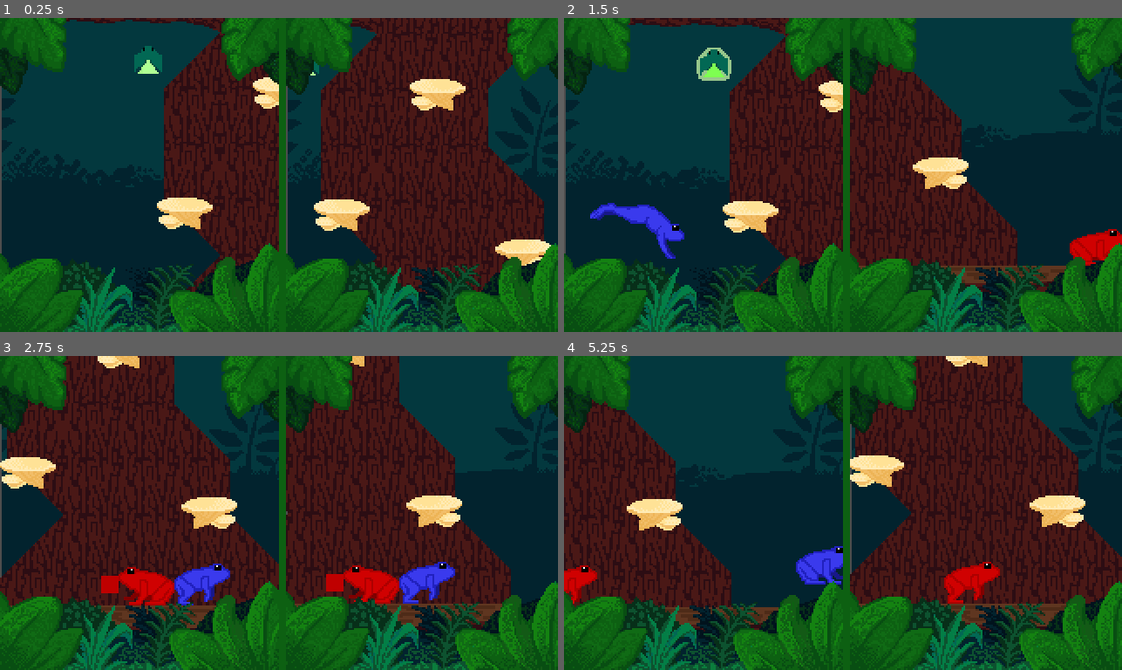
Above: before the commit, frames 1-4 (two rows, left to right).
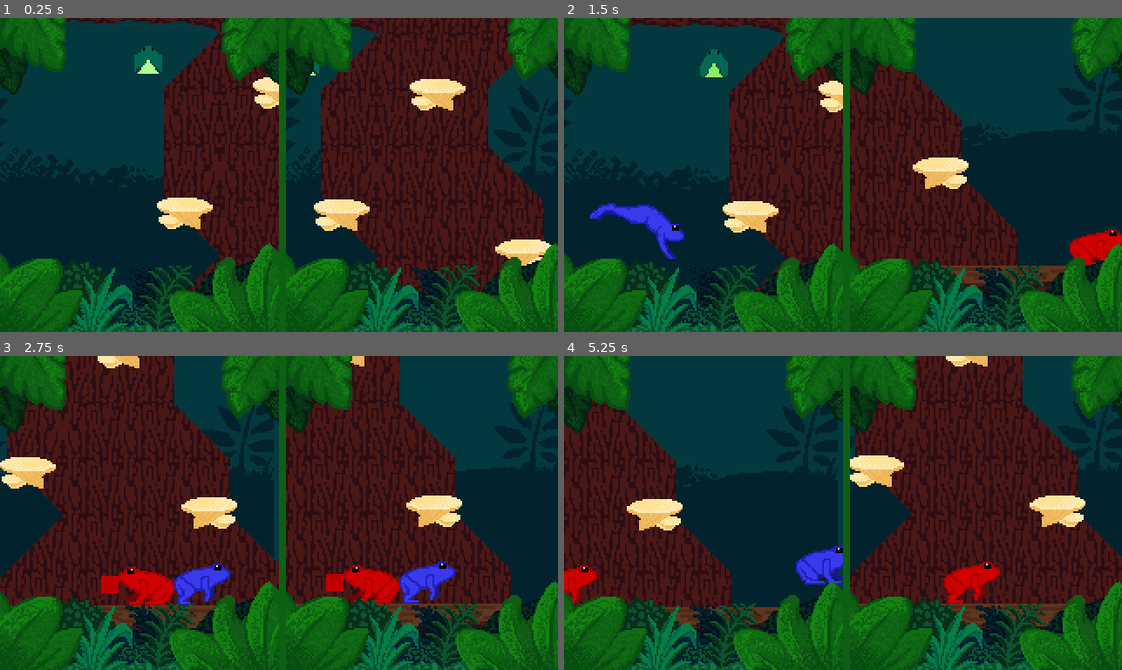
Above: after the commit, the same moments.

Repository: shrubino/CSP_LocalMult
Game: Godot game, scene res://Scenes/main.tscn
Two runs of this game, one before a commit and one after it. Both use one fixed random seed, a clock stepped at 60 frames per second and the inputs below.
Inputs:
- Up to frame 1 (0.25 s): no input
- Up to frame 2 (1.5 s): hold A (A) 0.53-1.28 s; hold Right (Right) from 0.53 s (still down); tap Up (Up) at 0.77 s; tap C (C) at 0.8, 1.35 s
- Up to frame 3 (2.75 s): tap Up (Up) at 1.52 s; tap D (D) at 1.55 s; release Right (Right) at 2.03 s; hold Left (Left) from 2.03 s (still down); hold D (D) from 2.03 s (still down); tap M (M) at 2.3 s
- Up to frame 4 (5.25 s): release Left (Left) at 2.78 s; release D (D) at 2.78 s; hold Right (Right) 2.78-4.28 s; tap M (M) at 2.85 s; tap Up (Up) at 3.02, 3.77, 4.52 s; tap N (N) at 3.05, 3.6 s; hold S (S) 3.53-4.28 s; hold Left (Left) 4.28-5.03 s; tap S (S) at 4.35 s; tap V (V) at 4.55 s; hold Right (Right) from 5.03 s (still down); hold V (V) from 5.03 s (still down)

The runs differ from the first frame. In frame 1, 0.3% of the frame differs, in the area x 0-52%, y 21-75%; in frame 2, 0.4%, in the area x 0-30%, y 9-75%; in frame 3, 0.2%; in frame 4, 0.1%.

Commit message:
ITEMUPDATE

Diff:
--- a/local-multiplayer-game/Scenes/Level1.tscn
+++ b/local-multiplayer-game/Scenes/Level1.tscn
@@ -15,6 +15,7 @@
 [ext_resource type="Texture2D" uid="uid://b3d8mwqwwqlqe" path="res://Resources/Tiles/IMG_1382.PNG" id="9_yji5v"]
 [ext_resource type="PackedScene" uid="uid://btwwcxhsmo6km" path="res://Scenes/dragon_fly.tscn" id="11_2h8qs"]
 [ext_resource type="PackedScene" uid="uid://cwls1y4eehxsq" path="res://Scenes/end.tscn" id="13_6jj8j"]
+[ext_resource type="PackedScene" uid="uid://dh6bypi4n4ll3" path="res://item2.tscn" id="13_q1ws5"]
 [ext_resource type="Texture2D" uid="uid://dft7xg2cni7a5" path="res://Resources/Tiles/STARTLEDGE (1).png" id="14_jgorv"]
 [ext_resource type="PackedScene" uid="uid://c7n545fkqnejb" path="res://leaf_platform.tscn" id="15_0wsr5"]
 [ext_resource type="PackedScene" uid="uid://b280w46dp8xsh" path="res://long_mushroom.tscn" id="16_ulvkb"]
@@ -200,26 +201,37 @@
 
 [node name="Items" type="Node" parent="."]
 
+[node name="SupeerJump_5" parent="Items" instance=ExtResource("4_jghel")]
+position = Vector2(325, -1198)
+jumpMultiplier = 1.25
+
 [node name="SupeerJump_4" parent="Items" instance=ExtResource("4_jghel")]
 position = Vector2(89, -675)
+jumpMultiplier = 1.25
 
 [node name="SupeerJump_3" parent="Items" instance=ExtResource("4_jghel")]
 position = Vector2(87, 16)
-
-[node name="SupeerJump_1" parent="Items" instance=ExtResource("4_jghel")]
-position = Vector2(275, -128)
+jumpMultiplier = 1.25
 
 [node name="SupeerJump_2" parent="Items" instance=ExtResource("4_jghel")]
 position = Vector2(302, -542)
-jumpMultiplier = 1.0
-
-[node name="DoubleJump_1" parent="Items" instance=ExtResource("4_jghel")]
-position = Vector2(47, -352)
-itemType = 1
-
-[node name="DoubleJump_2" parent="Items" instance=ExtResource("4_jghel")]
-position = Vector2(49, -990)
-itemType = 1
+jumpMultiplier = 1.25
+
+[node name="Item2" parent="Items" instance=ExtResource("13_q1ws5")]
+position = Vector2(69, -304)
+jumpMultiplier = 1.25
+
+[node name="Item4" parent="Items" instance=ExtResource("13_q1ws5")]
+position = Vector2(23, -1324)
+jumpMultiplier = 1.25
+
+[node name="Item5" parent="Items" instance=ExtResource("13_q1ws5")]
+position = Vector2(334, -1883)
+jumpMultiplier = 1.25
+
+[node name="Item3" parent="Items" instance=ExtResource("13_q1ws5")]
+position = Vector2(156, -948)
+jumpMultiplier = 1.25
 
 [node name="CanvasLayer" type="CanvasLayer" parent="."]
 
@@ -386,6 +398,12 @@
 [node name="Sprite2D" parent="Plaforms/leaf platform6" index="0"]
 flip_h = true
 
+[node name="leaf platform18" parent="Plaforms" instance=ExtResource("15_0wsr5")]
+position = Vector2(142, -1871)
+
+[node name="Sprite2D" parent="Plaforms/leaf platform18" index="0"]
+flip_h = true
+
 [node name="leaf platform15" parent="Plaforms" instance=ExtResource("15_0wsr5")]
 position = Vector2(77, -1614)
 
@@ -529,6 +547,9 @@
 [node name="Mushroom5" parent="Plaforms" instance=ExtResource("8_6ll4n")]
 position = Vector2(163, 33)
 
+[node name="LongMushroom11" parent="Plaforms" instance=ExtResource("16_ulvkb")]
+position = Vector2(200, -1964)
+
 [node name="LongMushroom9" parent="Plaforms" instance=ExtResource("16_ulvkb")]
 position = Vector2(149, -1668)
 
@@ -557,6 +578,7 @@
 position = Vector2(183, -63)
 
 [editable path="Plaforms/leaf platform6"]
+[editable path="Plaforms/leaf platform18"]
 [editable path="Plaforms/leaf platform15"]
 [editable path="Plaforms/leaf platform13"]
 [editable path="Plaforms/leaf platform16"]
--- a/local-multiplayer-game/Scenes/Player1.tscn
+++ b/local-multiplayer-game/Scenes/Player1.tscn
@@ -558,7 +558,7 @@
 }],
 "loop": true,
 "name": &"groundtongue",
-"speed": 9.0
+"speed": 10.0
 }, {
 "frames": [{
 "duration": 1.0,
@@ -686,8 +686,7 @@
 
 [node name="Sprite2D" type="AnimatedSprite2D" parent="." groups=["Player"]]
 sprite_frames = SubResource("SpriteFrames_2ale3")
-animation = &"groundtongue"
+animation = &"groundstun"
 autoplay = "idle"
-frame_progress = 0.6120037
 
 [connection signal="body_entered" from="Tongue" to="." method="_on_tongue_body_entered"]
--- a/local-multiplayer-game/Scenes/Player2.tscn
+++ b/local-multiplayer-game/Scenes/Player2.tscn
@@ -206,14 +206,6 @@
 atlas = ExtResource("5_nfgwa")
 region = Rect2(704, 0, 64, 64)
 
-[sub_resource type="AtlasTexture" id="AtlasTexture_xsfds"]
-atlas = ExtResource("7_oixfn")
-region = Rect2(0, 0, 64, 64)
-
-[sub_resource type="AtlasTexture" id="AtlasTexture_ig0ik"]
-atlas = ExtResource("7_oixfn")
-region = Rect2(64, 0, 64, 64)
-
 [sub_resource type="AtlasTexture" id="AtlasTexture_gypnr"]
 atlas = ExtResource("7_oixfn")
 region = Rect2(128, 0, 64, 64)
@@ -512,12 +504,6 @@
 }, {
 "frames": [{
 "duration": 1.0,
-"texture": SubResource("AtlasTexture_xsfds")
-}, {
-"duration": 1.0,
-"texture": SubResource("AtlasTexture_ig0ik")
-}, {
-"duration": 1.0,
 "texture": SubResource("AtlasTexture_gypnr")
 }, {
 "duration": 1.0,
@@ -528,10 +514,61 @@
 }, {
 "duration": 1.0,
 "texture": SubResource("AtlasTexture_i2ghf")
+}, {
+"duration": 1.0,
+"texture": SubResource("AtlasTexture_nbo62")
+}, {
+"duration": 1.0,
+"texture": SubResource("AtlasTexture_i2ghf")
+}, {
+"duration": 1.0,
+"texture": SubResource("AtlasTexture_nbo62")
+}, {
+"duration": 1.0,
+"texture": SubResource("AtlasTexture_i2ghf")
+}, {
+"duration": 1.0,
+"texture": SubResource("AtlasTexture_nbo62")
+}, {
+"duration": 1.0,
+"texture": SubResource("AtlasTexture_i2ghf")
+}, {
+"duration": 1.0,
+"texture": SubResource("AtlasTexture_nbo62")
+}, {
+"duration": 1.0,
+"texture": SubResource("AtlasTexture_i2ghf")
+}, {
+"duration": 1.0,
+"texture": SubResource("AtlasTexture_nbo62")
+}, {
+"duration": 1.0,
+"texture": SubResource("AtlasTexture_i2ghf")
+}, {
+"duration": 1.0,
+"texture": SubResource("AtlasTexture_nbo62")
+}, {
+"duration": 1.0,
+"texture": SubResource("AtlasTexture_i2ghf")
+}, {
+"duration": 1.0,
+"texture": SubResource("AtlasTexture_nbo62")
+}, {
+"duration": 1.0,
+"texture": SubResource("AtlasTexture_i2ghf")
+}, {
+"duration": 1.0,
+"texture": SubResource("AtlasTexture_i2ghf")
+}, {
+"duration": 1.0,
+"texture": SubResource("AtlasTexture_gypnr")
+}, {
+"duration": 1.0,
+"texture": SubResource("AtlasTexture_gypnr")
 }],
 "loop": true,
 "name": &"groundstun",
-"speed": 9.0
+"speed": 10.0
 }, {
 "frames": [{
 "duration": 1.0,
@@ -648,6 +685,11 @@
 run = true
 jump = true
 idle = true
+falling = true
+groundstun = true
+airstun = true
+groundtongue = true
+airtongue = true
 tongue = NodePath("Tongue")
 
 [node name="CollisionShape2D" type="CollisionShape2D" parent="."]
@@ -683,8 +725,7 @@
 
 [node name="Sprite2D" type="AnimatedSprite2D" parent="." groups=["Player"]]
 sprite_frames = SubResource("SpriteFrames_eus2p")
-animation = &"groundtongue"
+animation = &"groundstun"
 autoplay = "idle"
-frame_progress = 0.883212
 
 [connection signal="body_entered" from="Tongue" to="." method="_on_tongue_body_entered"]
--- a/local-multiplayer-game/Scenes/item.tscn
+++ b/local-multiplayer-game/Scenes/item.tscn
@@ -50,7 +50,7 @@
 [node name="AnimatedSprite2D" type="AnimatedSprite2D" parent="."]
 sprite_frames = SubResource("SpriteFrames_tnst4")
 autoplay = "default"
-frame_progress = 0.4207468
+frame_progress = 0.56921154
 
 [node name="CollisionShape2D" type="CollisionShape2D" parent="."]
 position = Vector2(0, 1)
--- a/local-multiplayer-game/Scenes/main.tscn
+++ b/local-multiplayer-game/Scenes/main.tscn
@@ -40,16 +40,17 @@
 follow_viewport_enabled = true
 
 [node name="ParallaxLayer" type="Parallax2D" parent="HBoxContainer/LeftViewportContainer/LeftSubViewport/ParallaxCLayer"]
-scroll_scale = Vector2(0, 1)
+scroll_scale = Vector2(0, 0.5)
 repeat_size = Vector2(0, 918)
 repeat_times = 5
 
 [node name="Sprite2D" type="Sprite2D" parent="HBoxContainer/LeftViewportContainer/LeftSubViewport/ParallaxCLayer/ParallaxLayer"]
-position = Vector2(81, -260)
+position = Vector2(81, -246)
 texture = ExtResource("2_jjvhh")
 
 [node name="ParallaxLayer2" type="Parallax2D" parent="HBoxContainer/LeftViewportContainer/LeftSubViewport/ParallaxCLayer"]
 scroll_scale = Vector2(0, 0.15)
+scroll_offset = Vector2(-1, -11)
 
 [node name="Sprite2D" type="Sprite2D" parent="HBoxContainer/LeftViewportContainer/LeftSubViewport/ParallaxCLayer/ParallaxLayer2"]
 position = Vector2(81, -260)
@@ -57,6 +58,7 @@
 
 [node name="ParallaxLayer3" type="Parallax2D" parent="HBoxContainer/LeftViewportContainer/LeftSubViewport/ParallaxCLayer"]
 scroll_scale = Vector2(0, 0.2)
+scroll_offset = Vector2(-1, -17)
 
 [node name="Sprite2D" type="Sprite2D" parent="HBoxContainer/LeftViewportContainer/LeftSubViewport/ParallaxCLayer/ParallaxLayer3"]
 position = Vector2(81, -260)
@@ -64,6 +66,7 @@
 
 [node name="ParallaxLayer4" type="Parallax2D" parent="HBoxContainer/LeftViewportContainer/LeftSubViewport/ParallaxCLayer"]
 scroll_scale = Vector2(0, 0.35)
+scroll_offset = Vector2(-1, -28)
 
 [node name="Sprite2D" type="Sprite2D" parent="HBoxContainer/LeftViewportContainer/LeftSubViewport/ParallaxCLayer/ParallaxLayer4"]
 position = Vector2(81, -238)
@@ -71,6 +74,7 @@
 
 [node name="ParallaxLayer5" type="Parallax2D" parent="HBoxContainer/LeftViewportContainer/LeftSubViewport/ParallaxCLayer"]
 scroll_scale = Vector2(0, 0.4)
+scroll_offset = Vector2(-1, 0)
 
 [node name="Sprite2D" type="Sprite2D" parent="HBoxContainer/LeftViewportContainer/LeftSubViewport/ParallaxCLayer/ParallaxLayer5"]
 position = Vector2(81, -260)
@@ -78,6 +82,7 @@
 
 [node name="ParallaxLayer6" type="Parallax2D" parent="HBoxContainer/LeftViewportContainer/LeftSubViewport/ParallaxCLayer"]
 scroll_scale = Vector2(0, 0.5)
+scroll_offset = Vector2(-4, 0)
 
 [node name="Sprite2D" type="Sprite2D" parent="HBoxContainer/LeftViewportContainer/LeftSubViewport/ParallaxCLayer/ParallaxLayer6"]
 position = Vector2(81, -227)
@@ -169,67 +174,13 @@
 size = Vector2i(160, 180)
 render_target_update_mode = 4
 
-[node name="BG_Sky1" type="Sprite2D" parent="HBoxContainer/RightViewportContainer/RightSubViewport"]
-visible = false
-position = Vector2(239, -279)
-texture = ExtResource("2_jjvhh")
-
-[node name="BG_Sky2" type="Sprite2D" parent="HBoxContainer/RightViewportContainer/RightSubViewport"]
-visible = false
-position = Vector2(239, -709)
-texture = ExtResource("2_jjvhh")
-
-[node name="BG_Sky3" type="Sprite2D" parent="HBoxContainer/RightViewportContainer/RightSubViewport"]
-visible = false
-position = Vector2(239, -1086)
-texture = ExtResource("2_jjvhh")
-
-[node name="BG_Sky4" type="Sprite2D" parent="HBoxContainer/RightViewportContainer/RightSubViewport"]
-visible = false
-position = Vector2(239, -1554)
-texture = ExtResource("2_jjvhh")
-
-[node name="BG_Sky5" type="Sprite2D" parent="HBoxContainer/RightViewportContainer/RightSubViewport"]
-visible = false
-position = Vector2(239, -2067)
-texture = ExtResource("2_jjvhh")
-
-[node name="BG_Sky6" type="Sprite2D" parent="HBoxContainer/RightViewportContainer/RightSubViewport"]
-visible = false
-position = Vector2(239, -2509)
-texture = ExtResource("2_jjvhh")
-
-[node name="BG_1" type="Sprite2D" parent="HBoxContainer/RightViewportContainer/RightSubViewport"]
-visible = false
-position = Vector2(239, -279)
-texture = ExtResource("3_ynf5e")
-
-[node name="BG_2" type="Sprite2D" parent="HBoxContainer/RightViewportContainer/RightSubViewport"]
-visible = false
-position = Vector2(239, -279)
-texture = ExtResource("4_hptm8")
-
-[node name="BG_3" type="Sprite2D" parent="HBoxContainer/RightViewportContainer/RightSubViewport"]
-visible = false
-position = Vector2(239, -279)
-texture = ExtResource("5_d1ilt")
-
-[node name="BG_4" type="Sprite2D" parent="HBoxContainer/RightViewportContainer/RightSubViewport"]
-visible = false
-position = Vector2(239, -279)
-texture = ExtResource("6_6iyac")
-
-[node name="BG_5" type="Sprite2D" parent="HBoxContainer/RightViewportContainer/RightSubViewport"]
-visible = false
-position = Vector2(239, -279)
-texture = ExtResource("7_fdnlq")
-
 [node name="ParallaxCLayer" type="CanvasLayer" parent="HBoxContainer/RightViewportContainer/RightSubViewport"]
 layer = -1
 follow_viewport_enabled = true
 
 [node name="ParallaxLayer" type="Parallax2D" parent="HBoxContainer/RightViewportContainer/RightSubViewport/ParallaxCLayer"]
 scroll_scale = Vector2(0, 1)
+scroll_offset = Vector2(-1, 0)
 repeat_size = Vector2(0, 918)
 repeat_times = 5
 follow_viewport = false
@@ -240,6 +191,7 @@
 
 [node name="ParallaxLayer2" type="Parallax2D" parent="HBoxContainer/RightViewportContainer/RightSubViewport/ParallaxCLayer"]
 scroll_scale = Vector2(0, 0.15)
+scroll_offset = Vector2(-1, 0)
 follow_viewport = false
 
 [node name="Sprite2D" type="Sprite2D" parent="HBoxContainer/RightViewportContainer/RightSubViewport/ParallaxCLayer/ParallaxLayer2"]
@@ -248,6 +200,7 @@
 
 [node name="ParallaxLayer3" type="Parallax2D" parent="HBoxContainer/RightViewportContainer/RightSubViewport/ParallaxCLayer"]
 scroll_scale = Vector2(0, 0.2)
+scroll_offset = Vector2(-1, 0)
 follow_viewport = false
 
 [node name="Sprite2D" type="Sprite2D" parent="HBoxContainer/RightViewportContainer/RightSubViewport/ParallaxCLayer/ParallaxLayer3"]
@@ -255,7 +208,9 @@
 texture = ExtResource("4_hptm8")
 
 [node name="ParallaxLayer4" type="Parallax2D" parent="HBoxContainer/RightViewportContainer/RightSubViewport/ParallaxCLayer"]
+visible = false
 scroll_scale = Vector2(0, 0.35)
+scroll_offset = Vector2(-1, 0)
 follow_viewport = false
 
 [node name="Sprite2D" type="Sprite2D" parent="HBoxContainer/RightViewportContainer/RightSubViewport/ParallaxCLayer/ParallaxLayer4"]
@@ -264,6 +219,7 @@
 
 [node name="ParallaxLayer5" type="Parallax2D" parent="HBoxContainer/RightViewportContainer/RightSubViewport/ParallaxCLayer"]
 scroll_scale = Vector2(0, 0.4)
+scroll_offset = Vector2(-2, 0)
 follow_viewport = false
 
 [node name="Sprite2D" type="Sprite2D" parent="HBoxContainer/RightViewportContainer/RightSubViewport/ParallaxCLayer/ParallaxLayer5"]
@@ -272,10 +228,66 @@
 
 [node name="ParallaxLayer6" type="Parallax2D" parent="HBoxContainer/RightViewportContainer/RightSubViewport/ParallaxCLayer"]
 scroll_scale = Vector2(0, 0.5)
+scroll_offset = Vector2(-1, -1)
 follow_viewport = false
 
 [node name="Sprite2D" type="Sprite2D" parent="HBoxContainer/RightViewportContainer/RightSubViewport/ParallaxCLayer/ParallaxLayer6"]
 position = Vector2(81, -227)
+texture = ExtResource("7_fdnlq")
+
+[node name="BG_Sky1" type="Sprite2D" parent="HBoxContainer/RightViewportContainer/RightSubViewport"]
+visible = false
+position = Vector2(239, -279)
+texture = ExtResource("2_jjvhh")
+
+[node name="BG_Sky2" type="Sprite2D" parent="HBoxContainer/RightViewportContainer/RightSubViewport"]
+visible = false
+position = Vector2(239, -709)
+texture = ExtResource("2_jjvhh")
+
+[node name="BG_Sky3" type="Sprite2D" parent="HBoxContainer/RightViewportContainer/RightSubViewport"]
+visible = false
+position = Vector2(239, -1086)
+texture = ExtResource("2_jjvhh")
+
+[node name="BG_Sky4" type="Sprite2D" parent="HBoxContainer/RightViewportContainer/RightSubViewport"]
+visible = false
+position = Vector2(239, -1554)
+texture = ExtResource("2_jjvhh")
+
+[node name="BG_Sky5" type="Sprite2D" parent="HBoxContainer/RightViewportContainer/RightSubViewport"]
+visible = false
+position = Vector2(239, -2067)
+texture = ExtResource("2_jjvhh")
+
+[node name="BG_Sky6" type="Sprite2D" parent="HBoxContainer/RightViewportContainer/RightSubViewport"]
+visible = false
+position = Vector2(239, -2509)
+texture = ExtResource("2_jjvhh")
+
+[node name="BG_1" type="Sprite2D" parent="HBoxContainer/RightViewportContainer/RightSubViewport"]
+visible = false
+position = Vector2(239, -279)
+texture = ExtResource("3_ynf5e")
+
+[node name="BG_2" type="Sprite2D" parent="HBoxContainer/RightViewportContainer/RightSubViewport"]
+visible = false
+position = Vector2(239, -279)
+texture = ExtResource("4_hptm8")
+
+[node name="BG_3" type="Sprite2D" parent="HBoxContainer/RightViewportContainer/RightSubViewport"]
+visible = false
+position = Vector2(239, -279)
+texture = ExtResource("5_d1ilt")
+
+[node name="BG_4" type="Sprite2D" parent="HBoxContainer/RightViewportContainer/RightSubViewport"]
+visible = false
+position = Vector2(239, -279)
+texture = ExtResource("6_6iyac")
+
+[node name="BG_5" type="Sprite2D" parent="HBoxContainer/RightViewportContainer/RightSubViewport"]
+visible = false
+position = Vector2(239, -279)
 texture = ExtResource("7_fdnlq")
 
 [node name="RightCamera2D" type="Camera2D" parent="HBoxContainer/RightViewportContainer/RightSubViewport"]
@@ -300,6 +312,7 @@
 
 [editable path="HBoxContainer/LeftViewportContainer/LeftSubViewport/Level1"]
 [editable path="HBoxContainer/LeftViewportContainer/LeftSubViewport/Level1/Plaforms/leaf platform6"]
+[editable path="HBoxContainer/LeftViewportContainer/LeftSubViewport/Level1/Plaforms/leaf platform18"]
 [editable path="HBoxContainer/LeftViewportContainer/LeftSubViewport/Level1/Plaforms/leaf platform15"]
 [editable path="HBoxContainer/LeftViewportContainer/LeftSubViewport/Level1/Plaforms/leaf platform13"]
 [editable path="HBoxContainer/LeftViewportContainer/LeftSubViewport/Level1/Plaforms/leaf platform16"]
--- a/local-multiplayer-game/Scripts/player_1.gd
+++ b/local-multiplayer-game/Scripts/player_1.gd
@@ -121,7 +121,7 @@
 
 
 @onready var isStunned := false
-
+@onready var timer := 1.4
 #Variables determined by the developer set ones.
 var appliedGravity: float
 var appliedTerminalVelocity: float
--- a/local-multiplayer-game/Scripts/player_2.gd
+++ b/local-multiplayer-game/Scripts/player_2.gd
@@ -232,7 +232,7 @@
 		if abs(velocity.x) > 0.1 and is_on_floor() and !is_on_wall():
 			anim.speed_scale = abs(velocity.x / 150)
 			anim.play("run")
-		elif abs(velocity.x) < 0.1 and is_on_floor():
+		elif abs(velocity.x) < 0.1 and is_on_floor() and !isStunned:
 			anim.speed_scale = 1
 			anim.play("idle")
 
--- /dev/null
+++ b/local-multiplayer-game/item2.tscn
@@ -0,0 +1,45 @@
+[gd_scene load_steps=7 format=3 uid="uid://dh6bypi4n4ll3"]
+
+[ext_resource type="Script" path="res://Scripts/item.gd" id="1_nqjtf"]
+[ext_resource type="Texture2D" uid="uid://da8xto4haqg5r" path="res://Resources/Tiles/IMG_1386.PNG" id="2_7a5y5"]
+
+[sub_resource type="AtlasTexture" id="AtlasTexture_nqjtf"]
+atlas = ExtResource("2_7a5y5")
+region = Rect2(0, 0, 20, 20)
+
+[sub_resource type="AtlasTexture" id="AtlasTexture_vq57s"]
+atlas = ExtResource("2_7a5y5")
+region = Rect2(20, 0, 20, 20)
+
+[sub_resource type="SpriteFrames" id="SpriteFrames_tnst4"]
+animations = [{
+"frames": [{
+"duration": 1.0,
+"texture": SubResource("AtlasTexture_nqjtf")
+}, {
+"duration": 1.0,
+"texture": SubResource("AtlasTexture_vq57s")
+}],
+"loop": true,
+"name": &"default",
+"speed": 5.0
+}]
+
+[sub_resource type="CircleShape2D" id="CircleShape2D_renmp"]
+radius = 13.0
+
+[node name="Item2" type="Area2D"]
+collision_mask = 2
+script = ExtResource("1_nqjtf")
+itemType = 1
+
+[node name="AnimatedSprite2D" type="AnimatedSprite2D" parent="."]
+sprite_frames = SubResource("SpriteFrames_tnst4")
+autoplay = "default"
+frame_progress = 0.59890354
+
+[node name="CollisionShape2D" type="CollisionShape2D" parent="."]
+position = Vector2(0, 1)
+shape = SubResource("CircleShape2D_renmp")
+
+[connection signal="body_entered" from="." to="." method="_on_body_entered"]
--- /dev/null
+++ b/local-multiplayer-game/item_2.gd
@@ -0,0 +1,23 @@
+extends Area2D
+
+enum ItemType {
+	DoubleJump,
+}
+
+@export var itemType: ItemType
+@export var jumpMultiplier = 1.5
+
+func _on_body_entered(body: Node2D) -> void:
+	if body is Player1 or body is Player2:
+
+		match itemType:
+			#Super Jump function, 1.5 * jump height
+
+			#Double Jump function(Jump not working yet)
+			ItemType.DoubleJump:
+				body.jumps +=1
+				body._updateData()
+
+	print("Item Collected: " , itemType)
+
+	queue_free()
--- a/local-multiplayer-game/project.godot
+++ b/local-multiplayer-game/project.godot
@@ -13,6 +13,7 @@
 config/name="Local Multiplayer Game"
 run/main_scene="uid://cvxvsj7flm3en"
 config/features=PackedStringArray("4.5", "GL Compatibility")
+boot_splash/bg_color=Color(0.54901963, 0.8352941, 0.88235295, 1)
 
 [autoload]
 
@@ -117,3 +118,6 @@
 textures/canvas_textures/default_texture_filter=0
 renderer/rendering_method="gl_compatibility"
 renderer/rendering_method.mobile="gl_compatibility"
+environment/defaults/default_clear_color=Color(0.54901963, 0.8352941, 0.88235295, 1)
+2d/snap/snap_2d_transforms_to_pixel=true
+2d/snap/snap_2d_vertices_to_pixel=true
Binary file added: local-multiplayer-game/Resources/Tiles/IMG_1386.PNG
Not shown, added: local-multiplayer-game/Resources/Tiles/IMG_1386.PNG.import
Not shown: 1 places in local-multiplayer-game/Scenes/Level1.tscn that only renumber resources
Not shown: 1 places in local-multiplayer-game/Scenes/Player2.tscn that only renumber resources
Not shown, added: local-multiplayer-game/item_2.gd.uid
